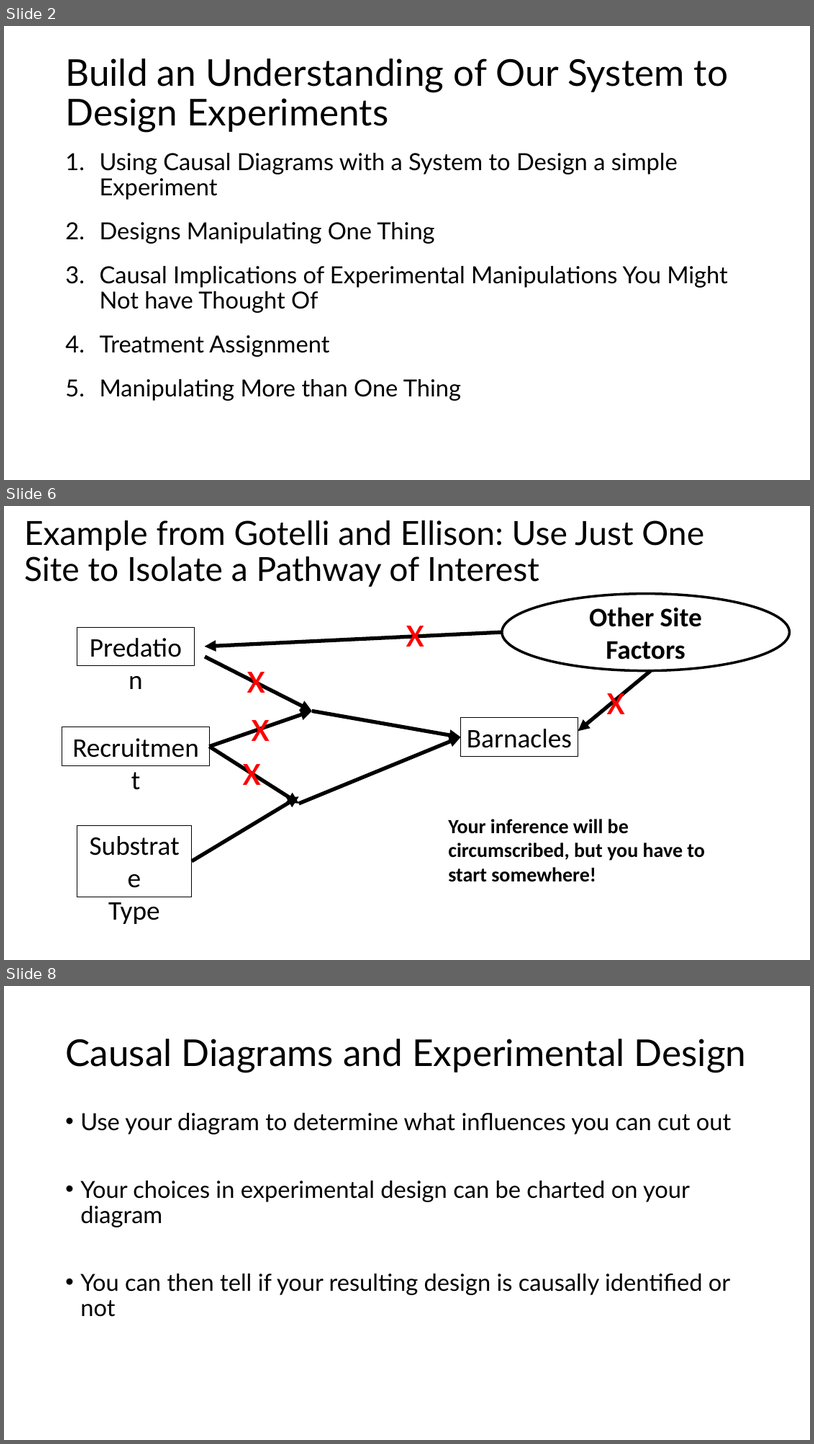
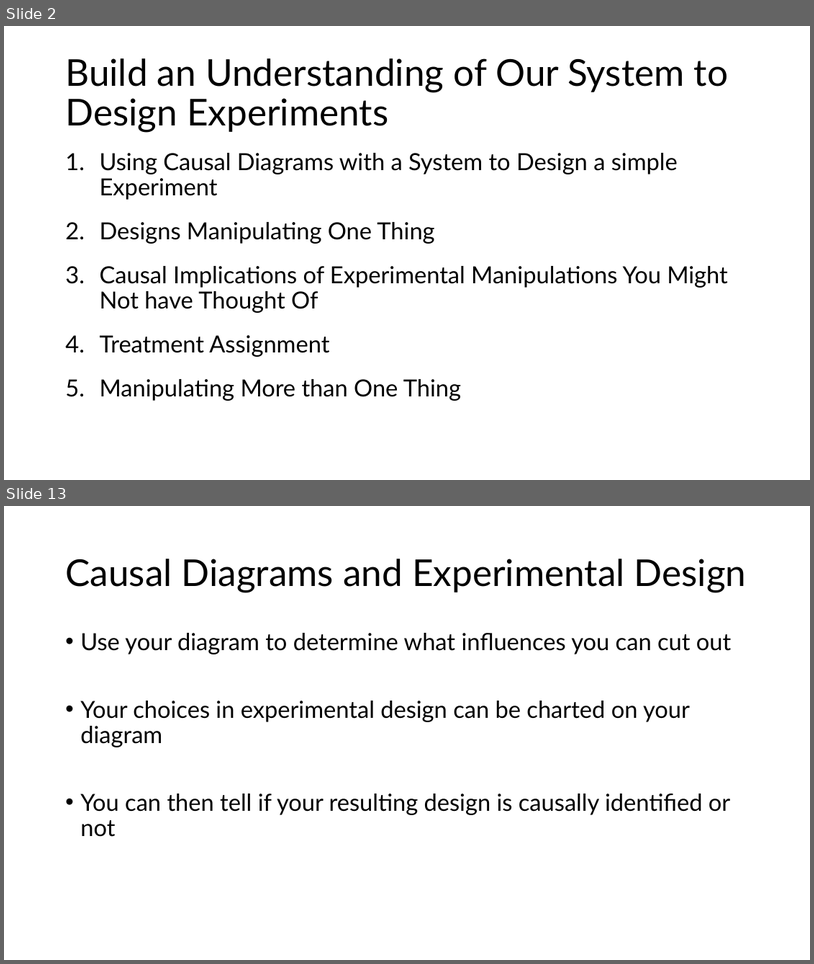
Before and after one commit to biol607/biol607.github.io, a slide deck: lectures/causality_experiments.pptx. Shown one above the other, each under a label of ours: slides 2, 6 and 8 before the commit, slides 2 and 13 after it; the slides between them are not shown. The pictures are 814x1444 and 814x964 pixels, drawn with LibreOffice and Linux fonts; fonts in the diff are those of the drawing. Boxes give left, top, right and bottom in pixels: in the first picture for what was removed or moved away, otherwise in the second. Text is boxed around its words. In the diff, an @@ line names an element or a change of style, - is before the commit and + after.

```diff
--- a/lectures/causality_experiments.pptx
+++ b/lectures/causality_experiments.pptx
@@ slide 6 removed at (4, 506, 810, 960), background #FFFFFF @@
@@ title removed at (24, 520, 705, 587) @@
-Example from Gotelli and Ellison: Use Just One Site to Isolate a Pathway of Interest
@@ ellipse removed at (502, 594, 790, 671) @@
-Other Site Factors
@@ rectangle removed at (77, 627, 195, 666) @@
-Predation
@@ arrow removed from (502, 632) to (205, 646) @@
@@ text removed at (406, 626, 424, 646) @@
-x
@@ arrow removed from (205, 656) to (312, 711) @@
@@ text removed at (247, 672, 265, 692) @@
-x
@@ arrow removed from (651, 671) to (579, 731) @@
@@ text removed at (607, 690, 625, 714) @@
-x
@@ arrow removed from (210, 746) to (312, 711) @@
@@ text removed at (252, 720, 270, 741) @@
-x
@@ arrow removed from (312, 711) to (460, 737) @@
@@ rectangle removed at (460, 718, 578, 757) @@
-Barnacles
@@ rectangle removed at (62, 727, 209, 765) @@
-Recruitment
@@ arrow removed from (299, 803) to (460, 737) @@
@@ arrow removed from (210, 746) to (299, 803) @@
@@ text removed at (242, 764, 261, 785) @@
-x
@@ arrow removed from (192, 861) to (299, 796) @@
@@ rectangle removed at (77, 826, 191, 897) @@
-Substrate
-Type
@@ text removed at (448, 818, 705, 882) @@
-Your inference will be circumscribed, but you have to start somewhere!
@@ what was slide 8 is now slide 13 @@
```
Also in this commit, not shown: 7 slides changed, 7 slides added, 1 other slide removed, 2 other files.
